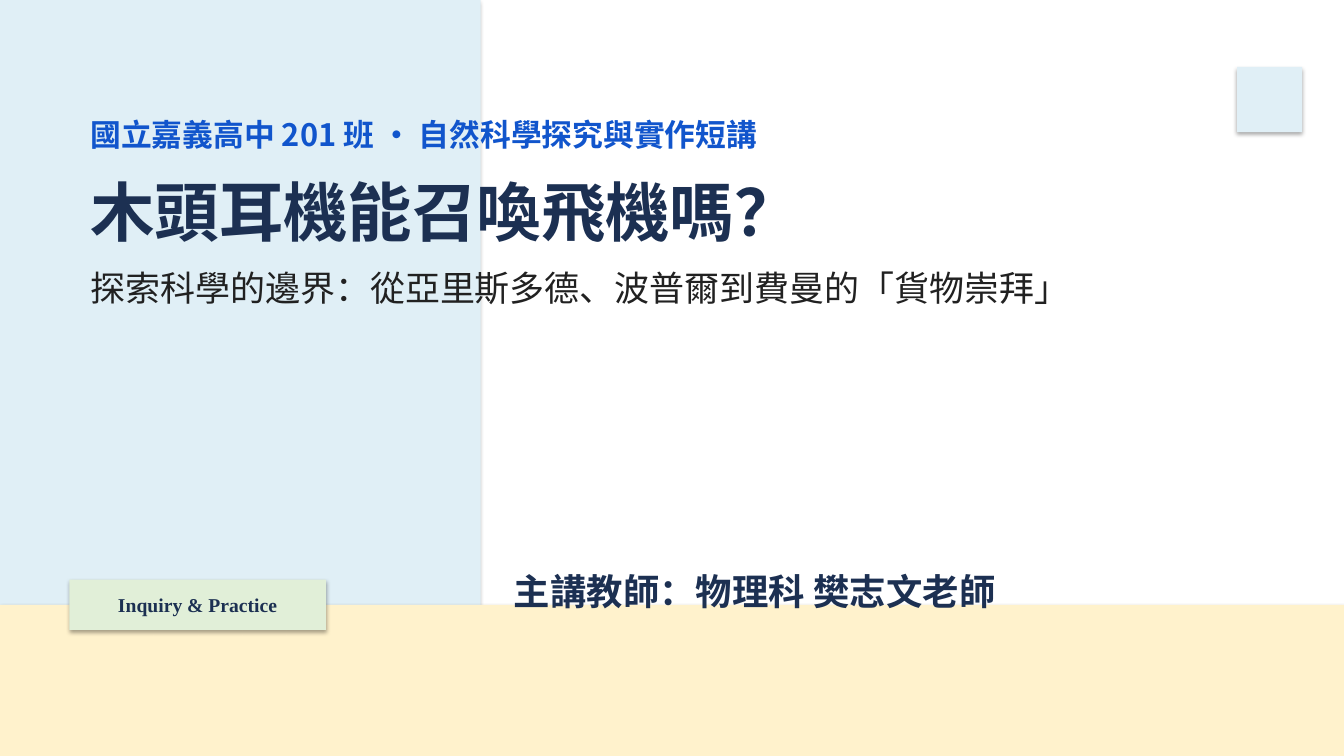
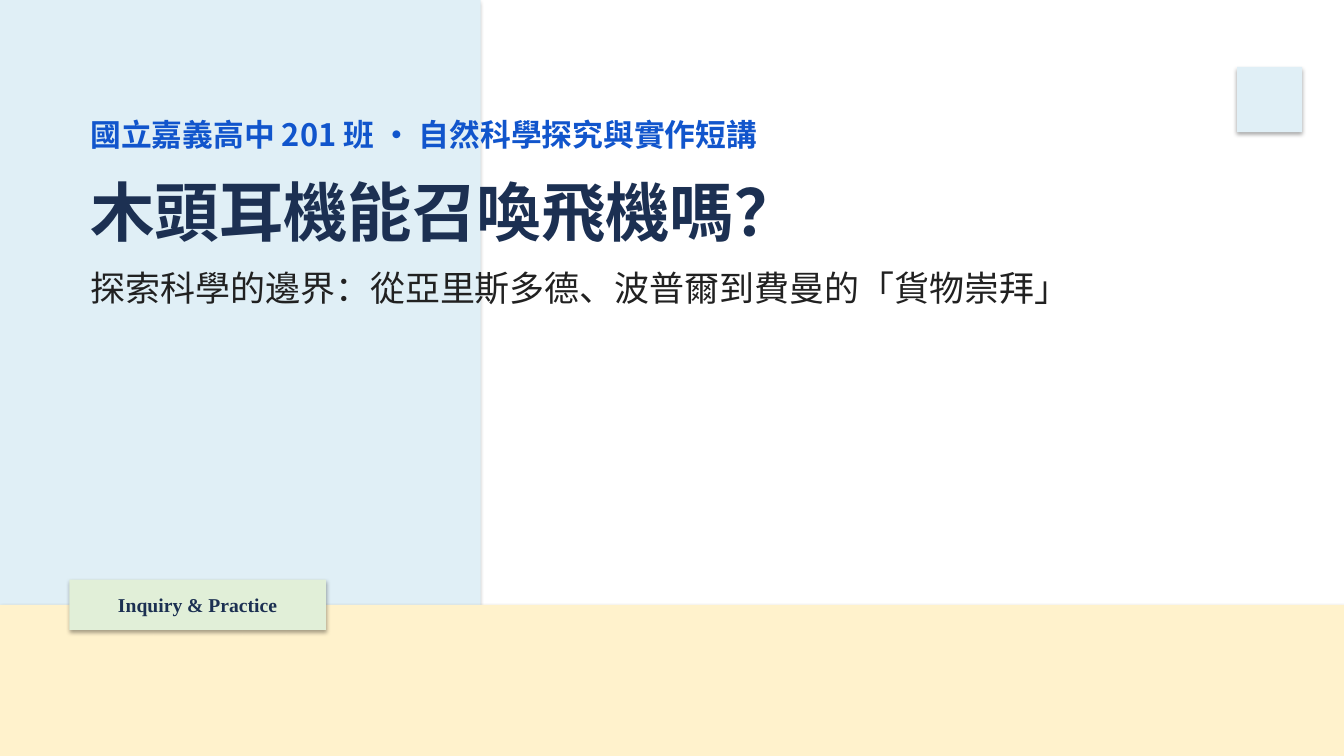
Before and after one commit to fanchihwen/1151cysh-201-inquiry, a slide deck: slide 1 of 嘉中201探究短講_科學邊界與貨物崇拜_志文調色版.pptx. Drawn at 1344x756 pixels with LibreOffice and Linux fonts; fonts in the diff are those of the drawing. Boxes give left, top, right and bottom in pixels: in the first picture for what was removed or moved away, otherwise in the second. Text is boxed around its words. In the diff, an @@ line names an element or a change of style, - is before the commit and + after.

Commit message:
chore: 收工同步（更新交接記錄、OKF 日誌、志文調色版簡報與第二版參考素材）

```diff
--- a/嘉中201探究短講_科學邊界與貨物崇拜_志文調色版.pptx
+++ b/嘉中201探究短講_科學邊界與貨物崇拜_志文調色版.pptx
@@ text removed at <box>514,569,995,609</box> @@
-主講教師：物理科 樊志文老師
```
Also in this commit, not shown: 5 other slides changed, 4 other files.
